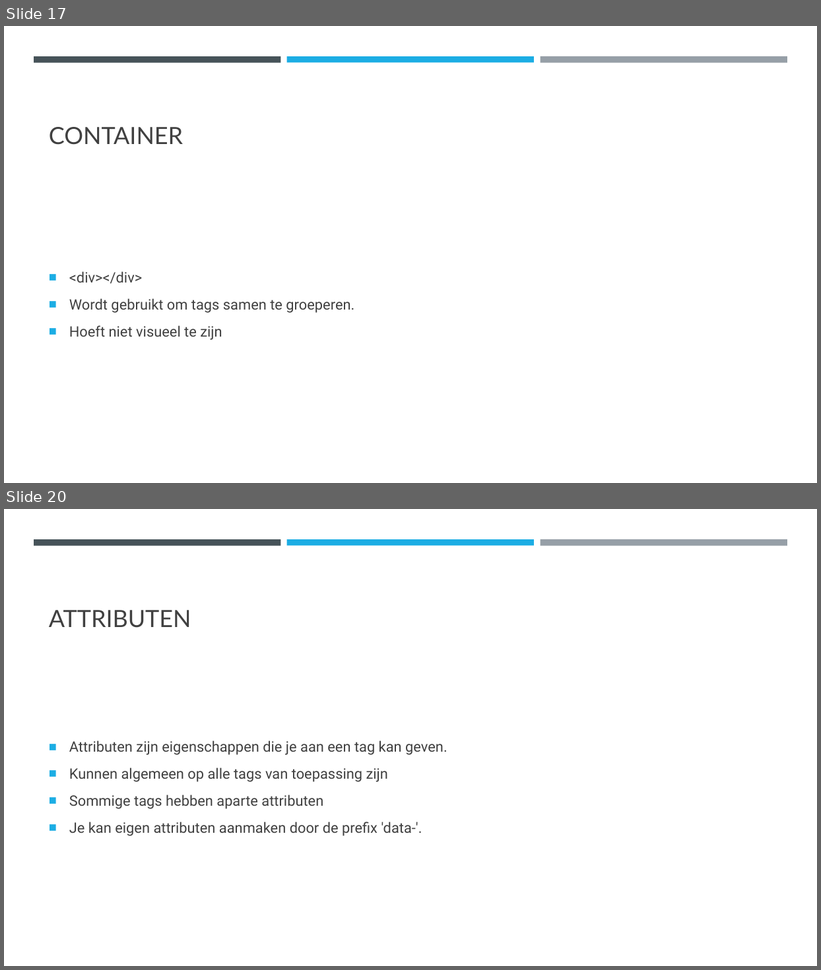
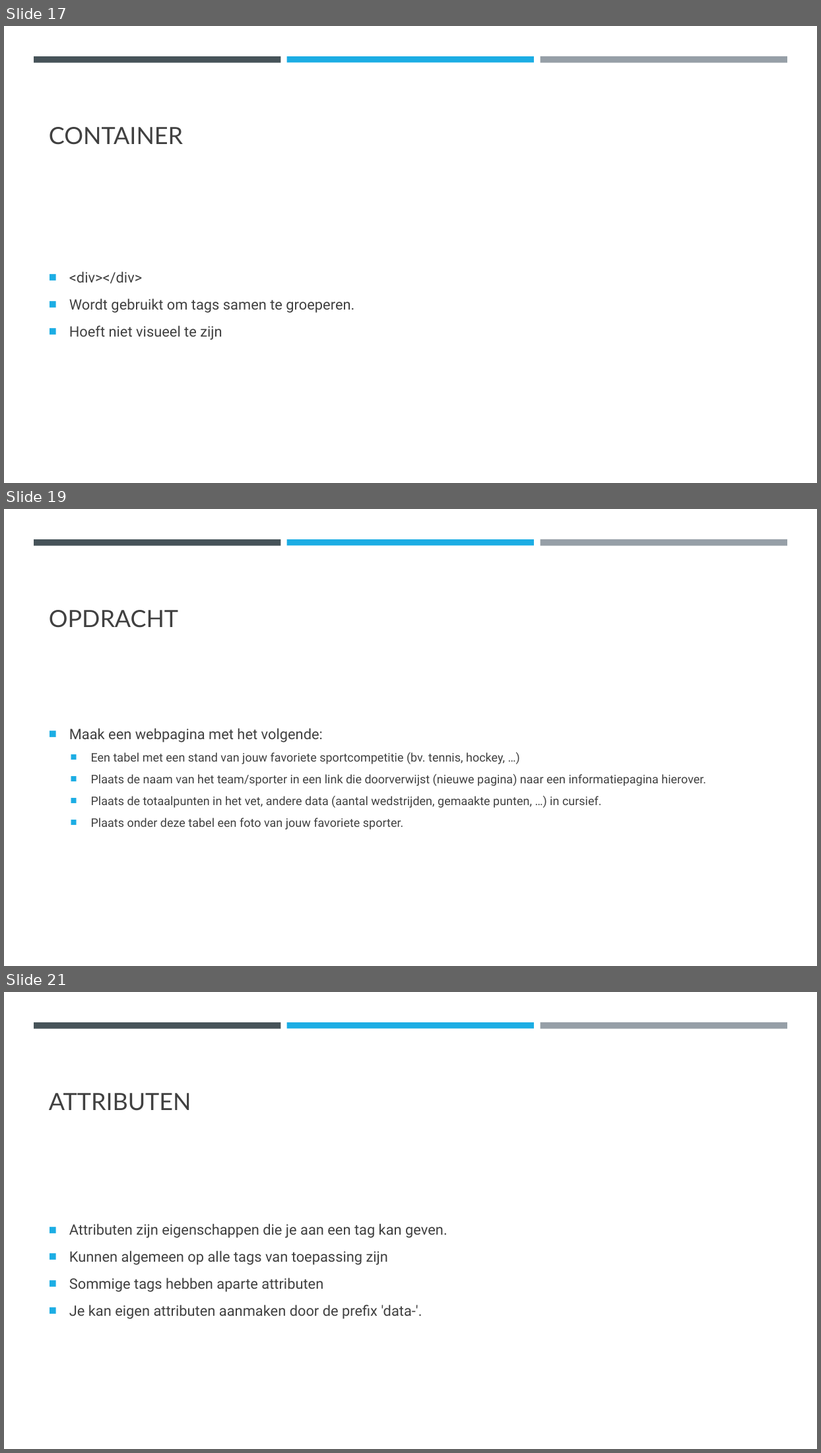
Before and after one commit to DhrLeroy/Webdesign, a slide deck: Webdesign.pptx. Shown one above the other, each under a label of ours: slides 17 and 20 before the commit, slides 17, 19 and 21 after it; the slides between them are not shown. The pictures are 821x970 and 821x1453 pixels, drawn with LibreOffice and Linux fonts; fonts in the diff are those of the drawing. Boxes give left, top, right and bottom in pixels: in the first picture for what was removed or moved away, otherwise in the second. Text is boxed around its words. In the diff, an @@ line names an element or a change of style, - is before the commit and + after.

```diff
--- a/Webdesign.pptx
+++ b/Webdesign.pptx
@@ slide 19 added at <box>4,509,817,966</box>, background #FFFFFF; not listed: 3 template elements that a slide beside it also shows @@
@@ title added at <box>49,610,178,628</box>, 28 pt, text #404040 @@
+OPDRACHT
@@ text added at <box>69,728,706,830</box>, 14 pt, text #404040 @@
+■ Maak een webpagina met het volgende:
+  ■ Een tabel met een stand van jouw favoriete sportcompetitie (bv. tennis, hockey, …)
+  ■ Plaats de naam van het team/sporter in een link die doorverwijst (nieuwe pagina) naar een informatiepagina hierover.
+  ■ Plaats de totaalpunten in het vet, andere data (aantal wedstrijden, gemaakte punten, …) in cursief.
+  ■ Plaats onder deze tabel een foto van jouw favoriete sporter.
@@ what was slide 20 is now slide 21 @@
```
Also in this commit, not shown: 6 slides changed, 1 other slide added, 1 slide removed, 30 other files.
